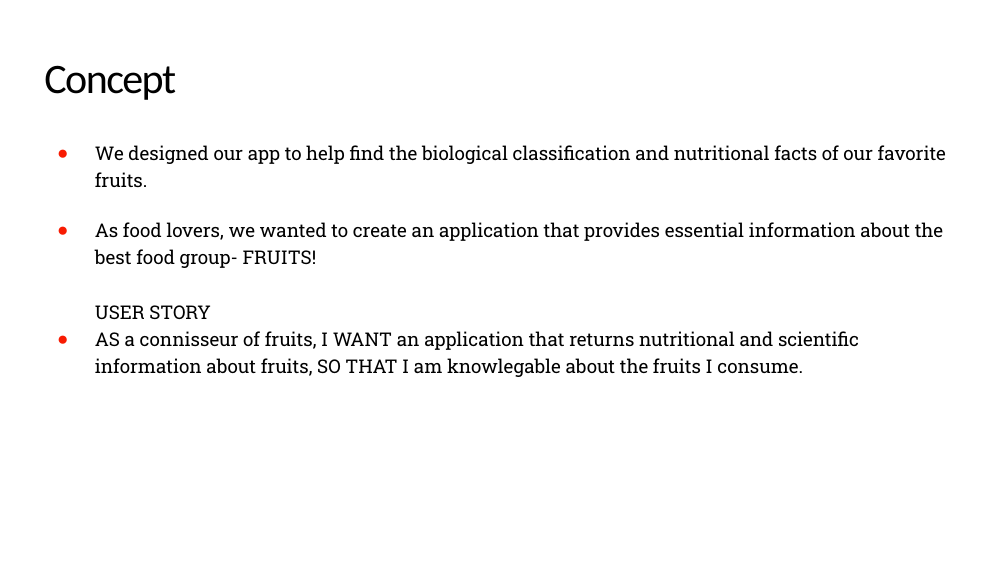
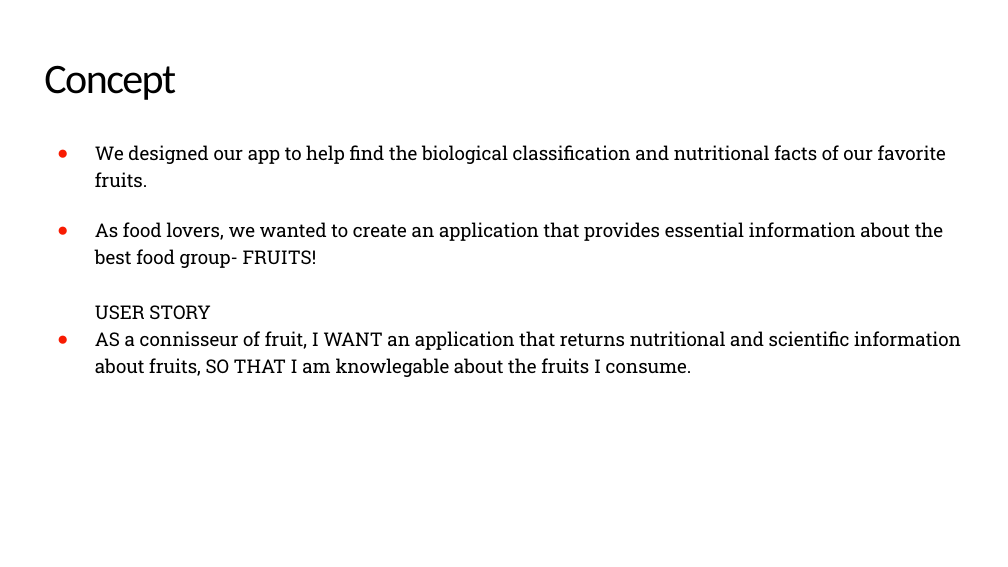
Before and after one commit to KatieThompson704/play-with-your-food, a slide deck: slide 3 of find-my-fruit_project1_HunterKatie.pptx. Drawn at 1008x567 pixels with LibreOffice and Linux fonts; fonts in the diff are those of the drawing. Boxes give left, top, right and bottom in pixels: in the first picture for what was removed or moved away, otherwise in the second. Text is boxed around its words. In the diff, an @@ line names an element or a change of style, - is before the commit and + after.

Commit message:
updated presentation slides

```diff
--- a/find-my-fruit_project1_HunterKatie.pptx
+++ b/find-my-fruit_project1_HunterKatie.pptx
@@ text at (x1=95, y1=331, x2=961, y2=377): text changed @@
-● AS a connisseur of fruits, I WANT an application that returns nutritional and scientific information about fruits, SO THAT I am knowlegable about the fruits I consume.
+● AS a connisseur of fruit, I WANT an application that returns nutritional and scientific information about fruits, SO THAT I am knowlegable about the fruits I consume.
```
Also in this commit, not shown: 2 other slides changed.
